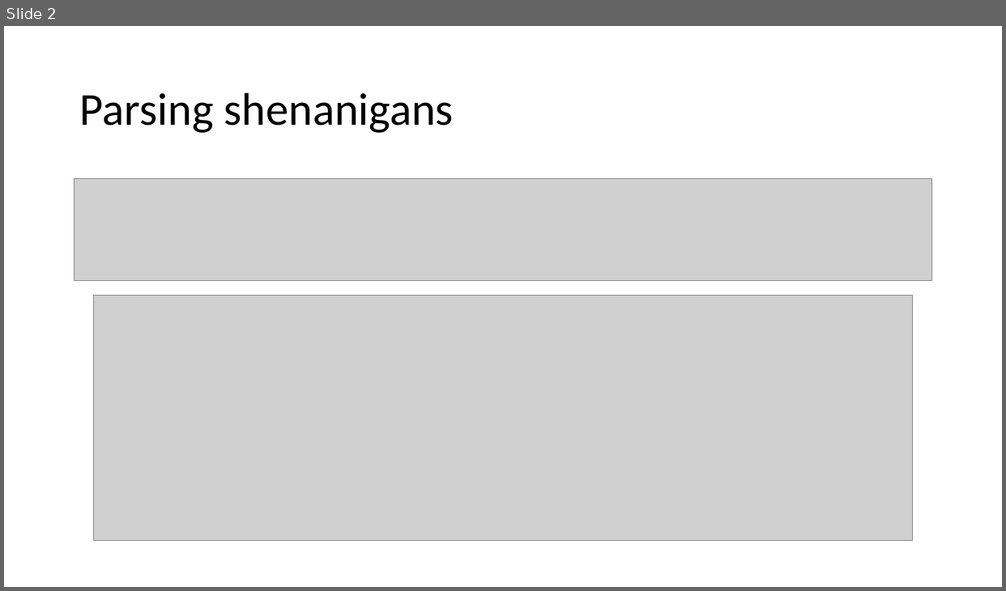
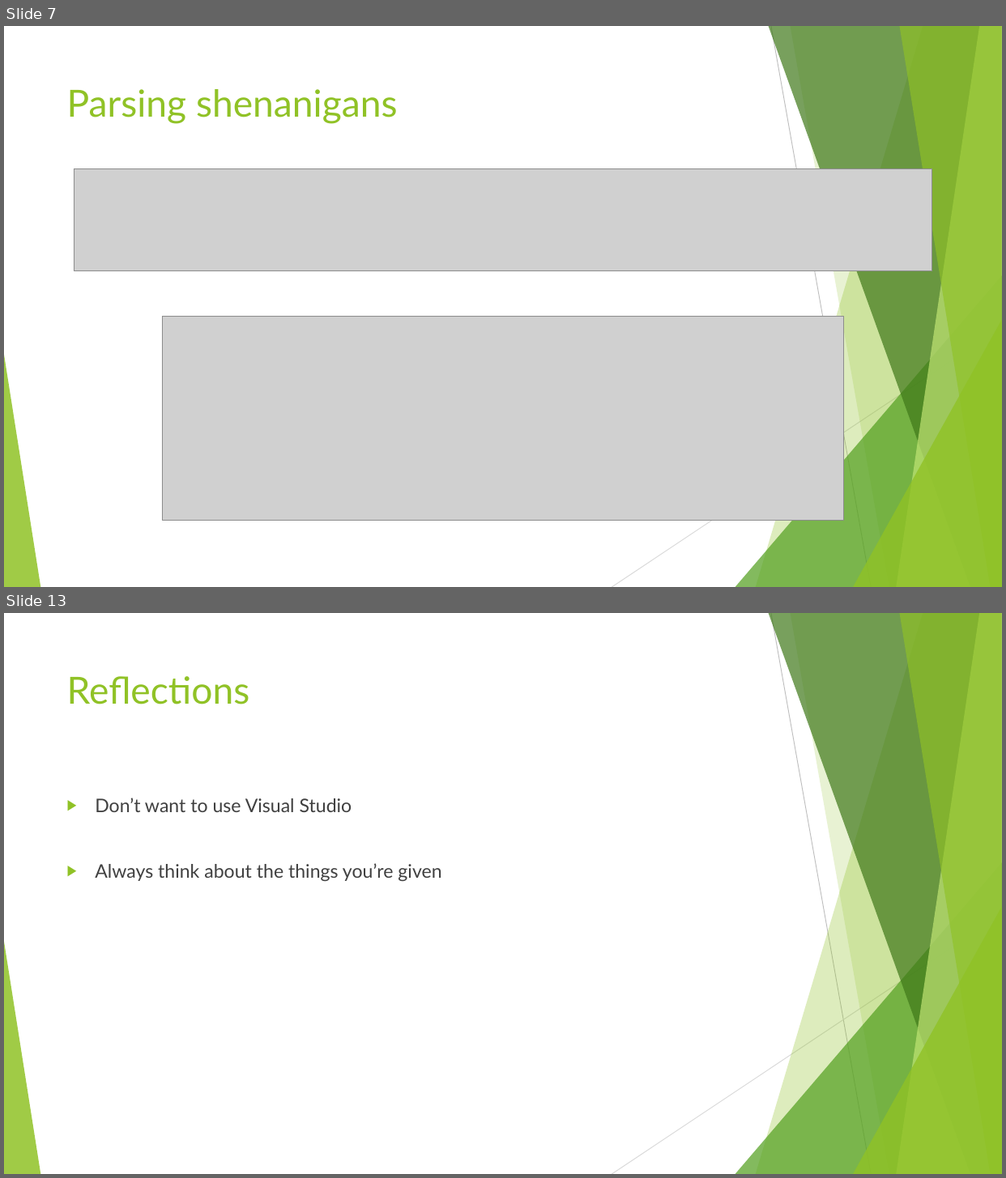
Before and after one commit to Exopi-Talent-Academy/Cereal_API_Rebekka, a slide deck: Cereal API Presentation.pptx. Shown one above the other, each under a label of ours: slide 2 before the commit, slides 7 and 13 after it; the slides between them are not shown. The pictures are 1006x591 and 1006x1178 pixels, drawn with LibreOffice and Linux fonts; fonts in the diff are those of the drawing; grey boxes stand for pictures. Boxes give left, top, right and bottom in pixels: in the first picture for what was removed or moved away, otherwise in the second. Text is boxed around its words. In the diff, an @@ line names an element or a change of style, - is before the commit and + after.

```diff
--- a/Cereal API Presentation.pptx
+++ b/Cereal API Presentation.pptx
@@ slide 13 added at [4,613,1002,1174], background #FFFFFF; not listed: 10 template elements that a slide beside it also shows @@
@@ title added at [67,676,250,705], 36 pt, text #90C226 @@
+Reflections
@@ text added at [95,798,441,881], 18 pt, text #404040 @@
+▶ Don’t want to use Visual Studio
+▶ Always think about the things you’re given
@@ what was slide 2 is now slide 7 @@
@@ slide 7 changed as well @@
@@ title "Parsing shenanigans": place and size @@
-title "Parsing shenanigans" at [80,92,454,133]
+title "Parsing shenanigans" at [67,89,398,124]
@@ title "Parsing shenanigans" at [67,89,398,124]: size 44 to 36 pt, font Calibri to Lato, text colour #000000 to #90C226; line spacing 0.9 to 1; vertical alignment middle to top @@
@@ picture: place and size @@
-picture at [74,179,932,280]
+picture at [74,169,932,271]
@@ picture: place and size @@
-picture at [94,296,913,541]
+picture at [163,317,843,521]
@@ group added at [4,26,1002,587]: 5 freeform shapes, 3 triangles, 2 lines @@
```
Also in this commit, not shown: 1 other slide changed, 12 other slides added.
